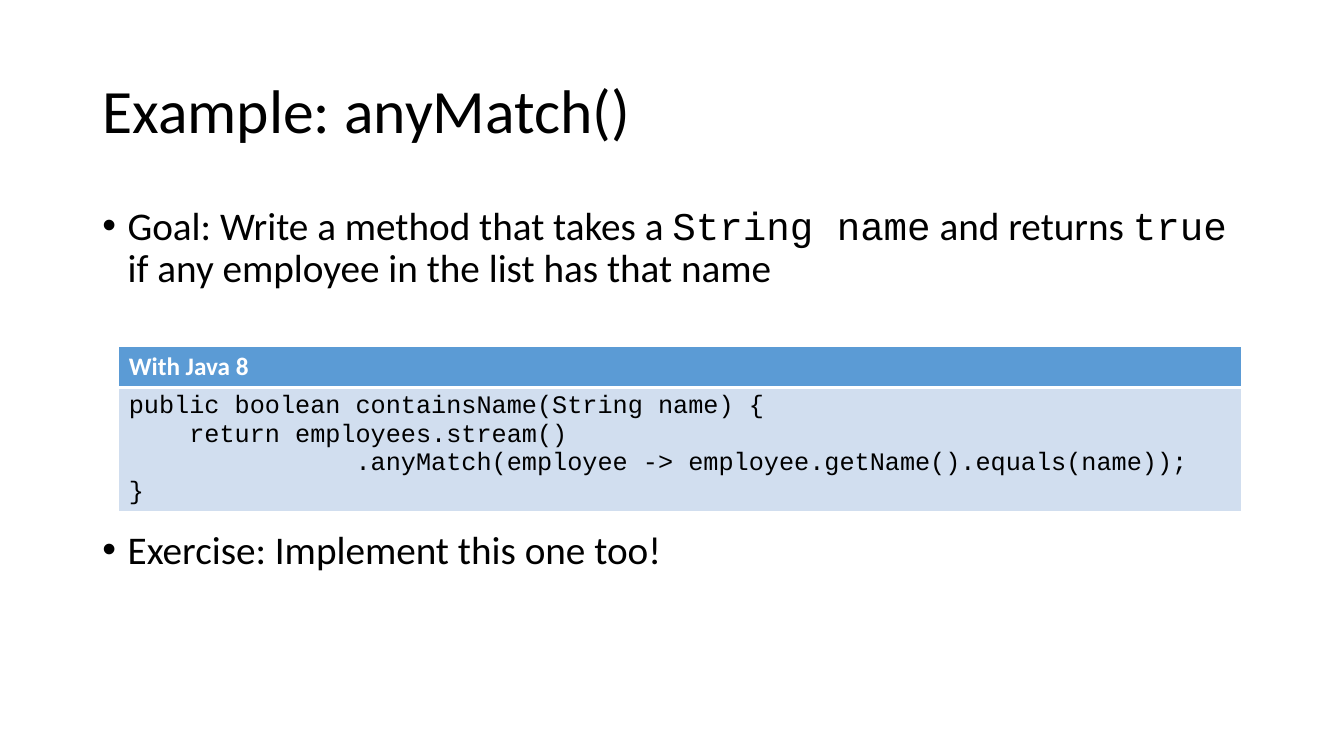
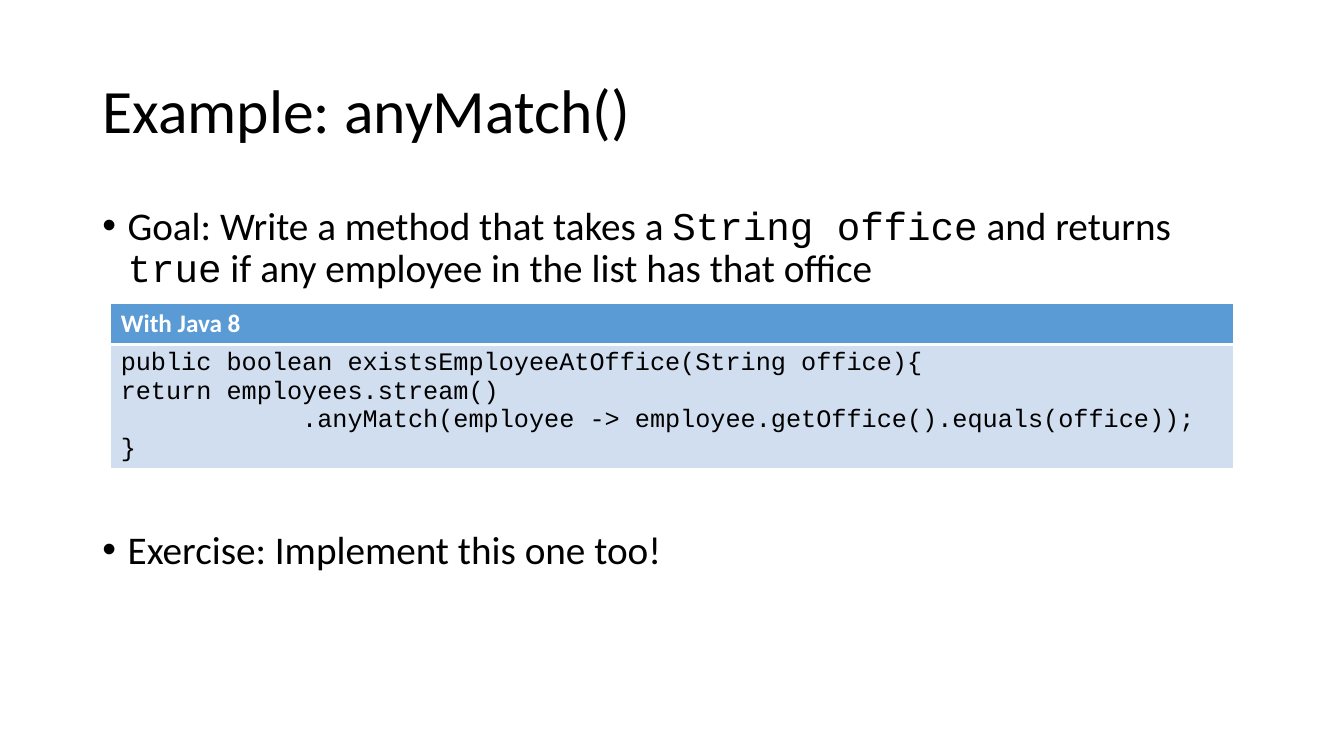
Before and after one commit to jdifebo/java8, a slide deck: slide 16 of presentation.pptx. Drawn at 1344x756 pixels with LibreOffice and Linux fonts; fonts in the diff are those of the drawing. Boxes give left, top, right and bottom in pixels: in the first picture for what was removed or moved away, otherwise in the second. Text is boxed around its words. In the diff, an @@ line names an element or a change of style, - is before the commit and + after.

```diff
--- a/presentation.pptx
+++ b/presentation.pptx
@@ text at bbox=[128, 212, 1171, 289]: text changed @@
-• Goal: Write a method that takes a String name and returns true if any employee in the list has that name
+• Goal: Write a method that takes a String office and returns true if any employee in the list has that office
@@ table at bbox=[111, 303, 1234, 476] @@
-row 2, column 1: public boolean containsName(String name) { return employees.stream() / .anyMatch(employee -> employee.getName().equals(name)); }
+row 2, column 1: public boolean existsEmployeeAtOffice(String office){ / return employees.stream() / .anyMatch(employee -> employee.getOffice().equals(office)); / }
@@ table: place and size @@
-table at bbox=[119, 347, 1242, 519]
+table at bbox=[111, 303, 1234, 476]
```
Also in this commit, not shown: 3 other slides changed, 2 other files.
